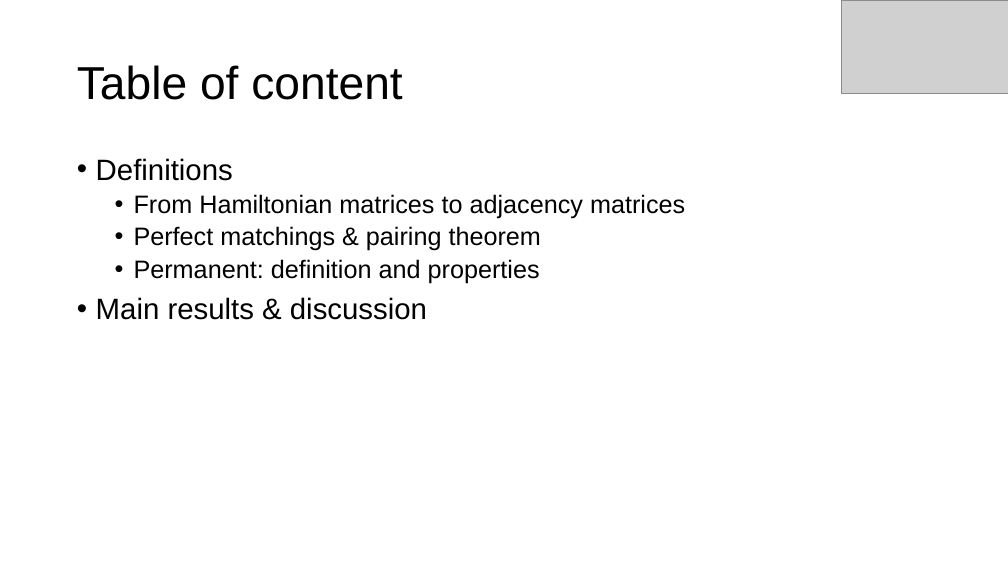
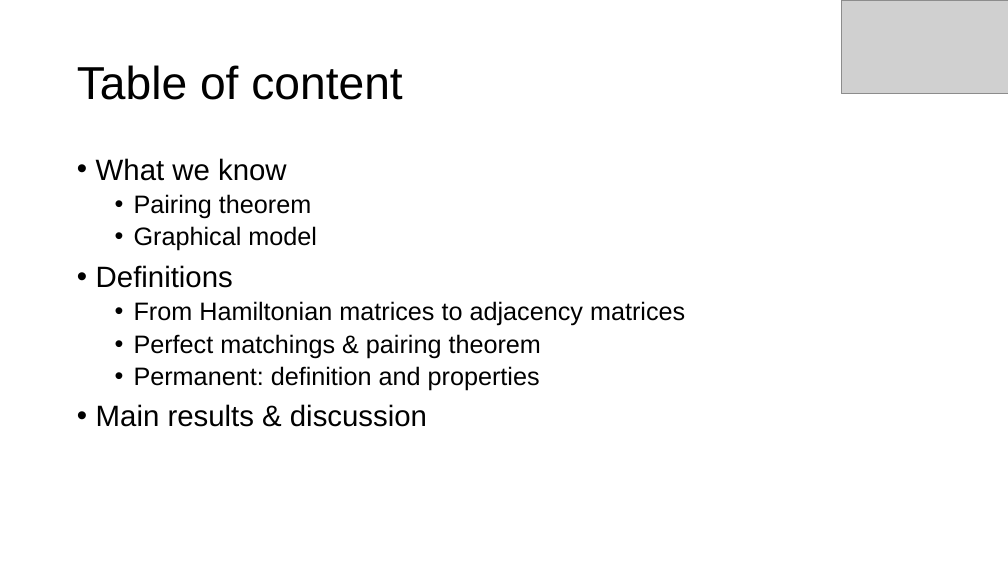
Before and after one commit to SoleilVermeil/grawiti, a slide deck: slide 2 of Presentation1.pptx. Drawn at 1008x567 pixels with LibreOffice and Linux fonts; fonts in the diff are those of the drawing; grey boxes stand for pictures. Boxes give left, top, right and bottom in pixels: in the first picture for what was removed or moved away, otherwise in the second. Text is boxed around its words. In the diff, an @@ line names an element or a change of style, - is before the commit and + after.

```diff
--- a/Presentation1.pptx
+++ b/Presentation1.pptx
@@ text at [96, 158, 317, 251]: paragraphs added @@
+• What we know
+  • Pairing theorem
+  • Graphical model
```
Also in this commit, not shown: 1 other slide changed, 3 slides added, 2 slides removed, 2 other files.
